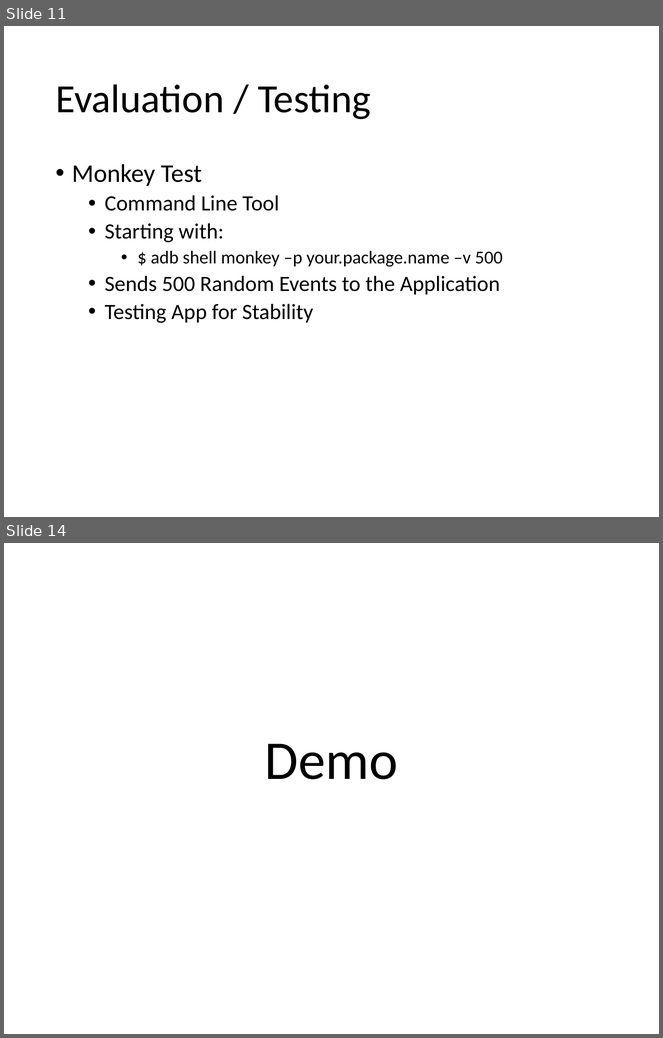
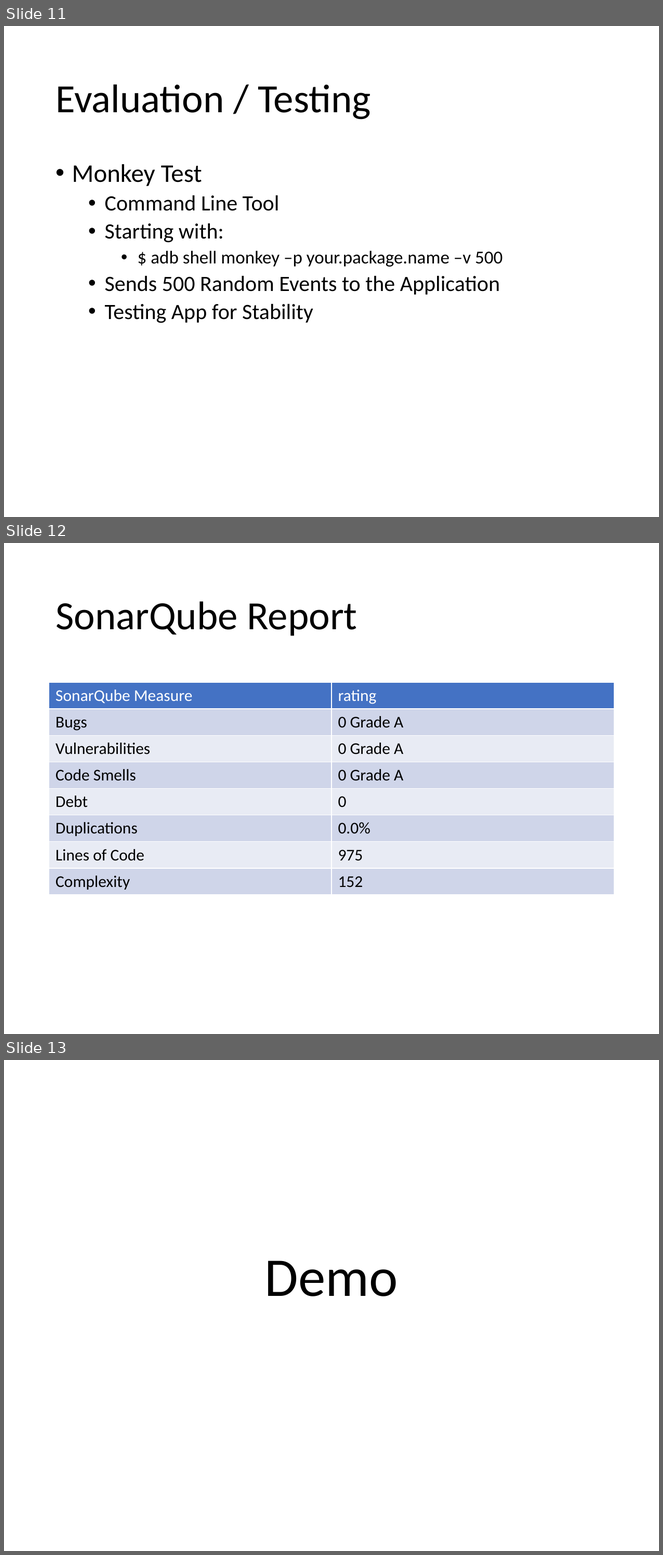
Before and after one commit to MSE-MobOP/Ski-Compass, a slide deck: Documents/Presentation/Presentation.pptx. Shown one above the other, each under a label of ours: slides 11 and 14 before the commit, slides 11, 12 and 13 after it; the slides between them are not shown. The pictures are 663x1038 and 663x1555 pixels, drawn with LibreOffice and Linux fonts; fonts in the diff are those of the drawing. Boxes give left, top, right and bottom in pixels: in the first picture for what was removed or moved away, otherwise in the second. Text is boxed around its words. In the diff, an @@ line names an element or a change of style, - is before the commit and + after.

Commit message:
Added sonarqube report table.

```diff
--- a/Documents/Presentation/Presentation.pptx
+++ b/Documents/Presentation/Presentation.pptx
@@ slide 12 added at (4, 543, 659, 1034), background #FFFFFF @@
@@ title added at (55, 601, 357, 636), 44 pt, text #000000 @@
+SonarQube Report
@@ table added at (49, 682, 614, 895), 8 rows, 2 columns @@
+SonarQube Measure | rating
+Bugs | 0 Grade A
+Vulnerabilities | 0 Grade A
+Code Smells | 0 Grade A
+Debt | 0
+Duplications | 0.0%
+Lines of Code | 975
+Complexity | 152
@@ what was slide 14 is now slide 13 @@
```
Also in this commit, not shown: 2 slides removed.
